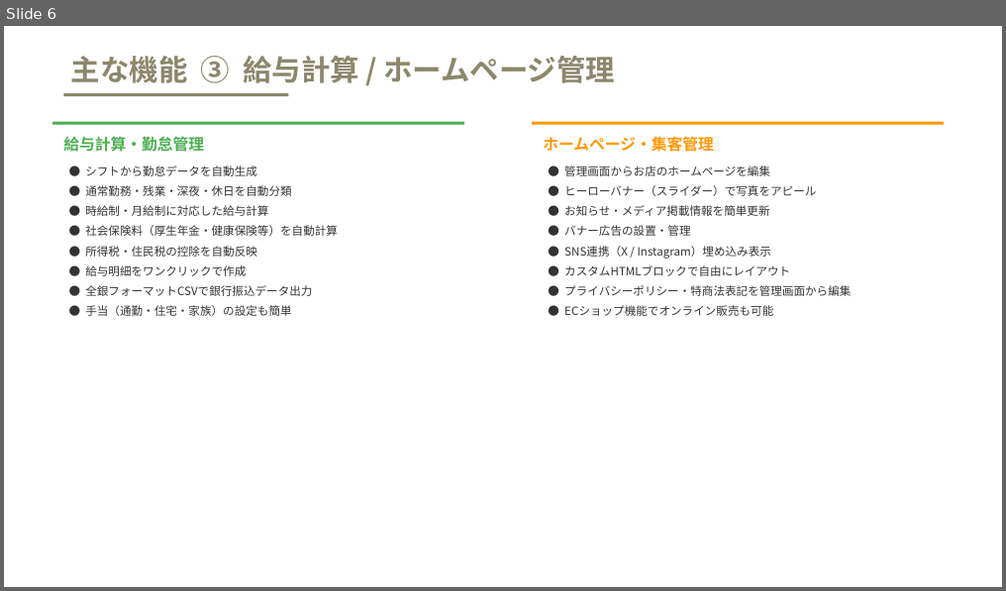
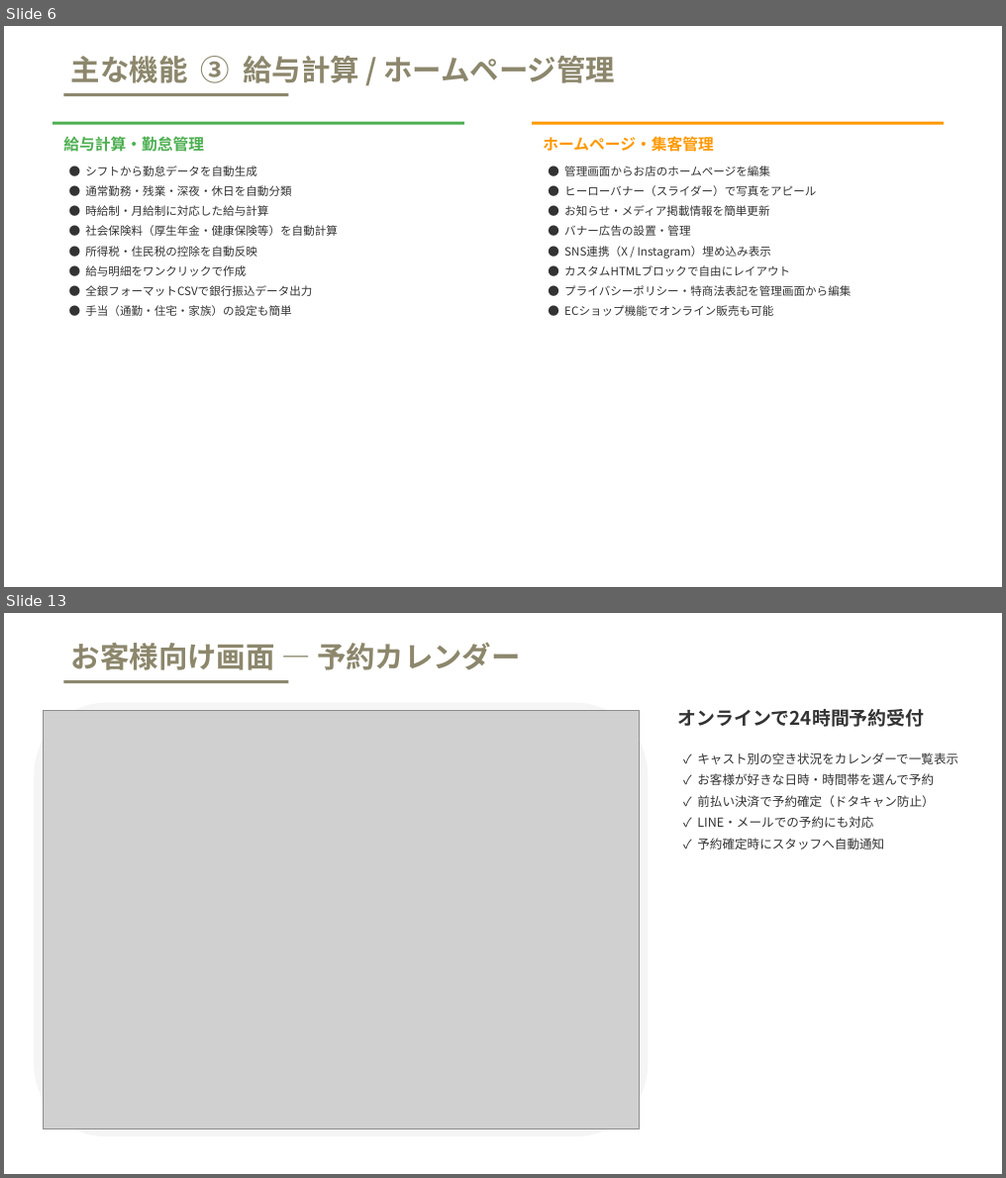
Before and after one commit to FUHI12342/NewFUHI, a slide deck: docs/TimeBaiBai_サービス紹介資料.pptx. Shown one above the other, each under a label of ours: slide 6 before the commit, slides 6 and 13 after it; the slides between them are not shown. The pictures are 1006x591 and 1006x1178 pixels, drawn with LibreOffice and Linux fonts; fonts in the diff are those of the drawing; grey boxes stand for pictures. Boxes give left, top, right and bottom in pixels: in the first picture for what was removed or moved away, otherwise in the second. Text is boxed around its words. In the diff, an @@ line names an element or a change of style, - is before the commit and + after.

Commit message:
feat: チャネル別売上分析API + キャストタブ動的ラベル + ドキュメント更新
- ChannelSalesAPIView: EC/POS/テーブル/予約チャネル別売上を集計
- SiteSettingsトグル連動でチャネル自動表示/非表示
- ダッシュボード「スタッフ」タブをSiteSettings.staff_labelで動的表示
- 積み上げ棒グラフ(日別/週別/月別切替)
- テスト11件追加(全通過)
- 営業資料・マニュアル・スクリーンショット更新

```diff
--- a/docs/TimeBaiBai_サービス紹介資料.pptx
+++ b/docs/TimeBaiBai_サービス紹介資料.pptx
@@ slide 13 added at (4, 613, 1002, 1174), background #FFFFFF @@
@@ text added at (71, 643, 521, 670), 28 pt, text #8C876C, bold @@
+お客様向け画面 — 予約カレンダー
@@ rectangle added at (63, 680, 288, 683), fill #8C876C @@
@@ rounded rectangle added at (34, 703, 648, 1137), fill #F5F5F5 @@
@@ picture added at (43, 710, 639, 1130) @@
@@ text added at (677, 709, 924, 727), 18 pt, text #333333, bold @@
+オンラインで24時間予約受付
@@ text added at (697, 753, 958, 850), 12 pt, text #333333 @@
+✓ キャスト別の空き状況をカレンダーで一覧表示
+✓ お客様が好きな日時・時間帯を選んで予約
+✓ 前払い決済で予約確定（ドタキャン防止）
+✓ LINE・メールでの予約にも対応
+✓ 予約確定時にスタッフへ自動通知
```
Also in this commit, not shown: 13 other slides added, 15 other files.
